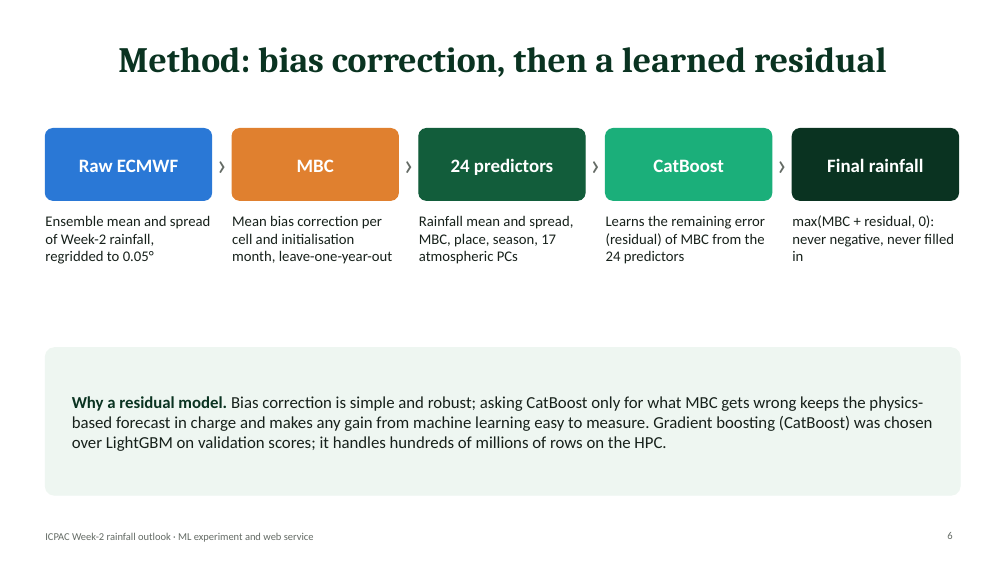
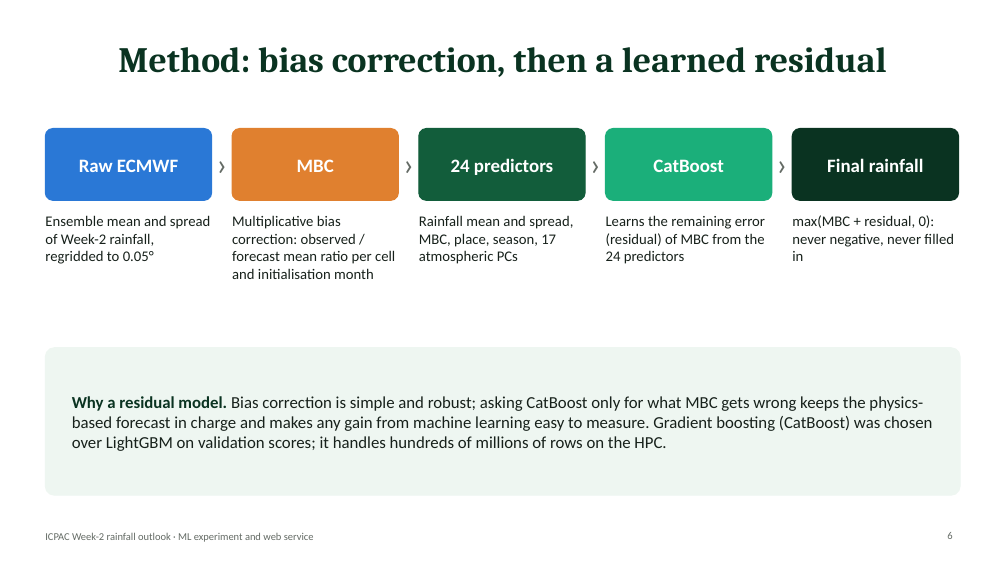
Before and after one commit to Joe254h/ICPAC_ML_AI_PRODUCT, a slide deck: slide 6 of docs/presentation/ICPAC_Week2_ML_Project.pptx. Drawn at 1008x567 pixels with LibreOffice and Linux fonts; fonts in the diff are those of the drawing. Boxes give left, top, right and bottom in pixels: in the first picture for what was removed or moved away, otherwise in the second. Text is boxed around its words. In the diff, an @@ line names an element or a change of style, - is before the commit and + after.

```diff
--- a/docs/presentation/ICPAC_Week2_ML_Project.pptx
+++ b/docs/presentation/ICPAC_Week2_ML_Project.pptx
@@ text at [232,215,395,279]: text changed @@
-Mean bias correction per cell and initialisation month, leave-one-year-out
+Multiplicative bias correction: observed / forecast mean ratio per cell and initialisation month
```
Also in this commit, not shown: 7 other slides changed, 4 other files.
